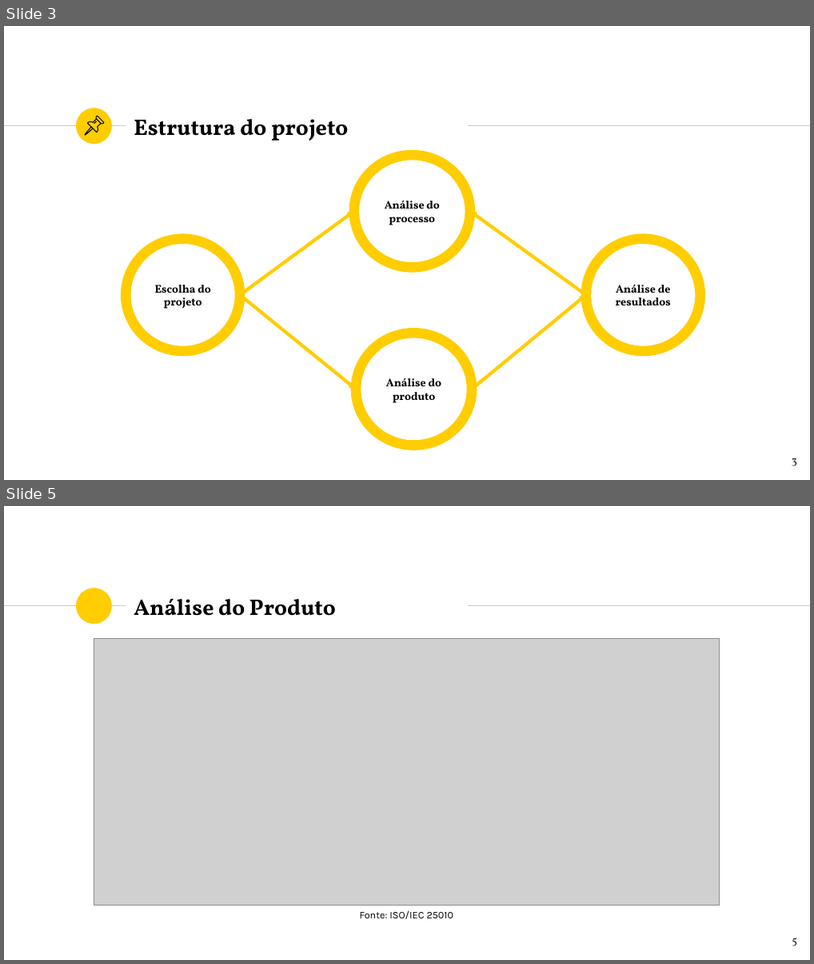
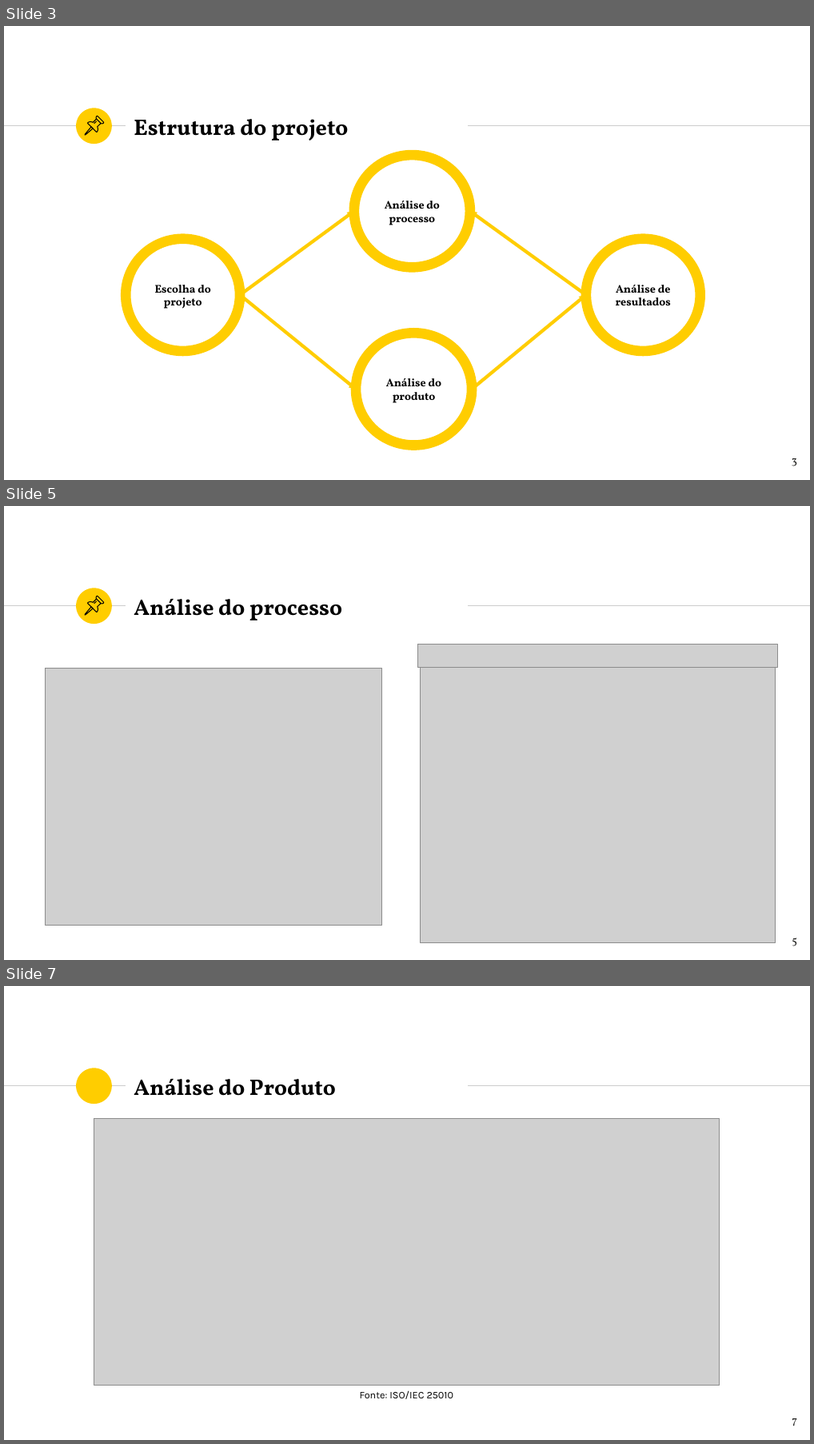
Before and after one commit to k4rd050/qesoft_g12, a slide deck: QESOFT-TP2-Grupo12-Apresentacao.pptx. Shown one above the other, each under a label of ours: slides 3 and 5 before the commit, slides 3, 5 and 7 after it; the slides between them are not shown. The pictures are 814x964 and 814x1444 pixels, drawn with LibreOffice and Linux fonts; fonts in the diff are those of the drawing; grey boxes stand for pictures. Boxes give left, top, right and bottom in pixels: in the first picture for what was removed or moved away, otherwise in the second. Text is boxed around its words. In the diff, an @@ line names an element or a change of style, - is before the commit and + after.

Commit message:
Add project choice and process results to PowerPoint presentation

```diff
--- a/QESOFT-TP2-Grupo12-Apresentacao.pptx
+++ b/QESOFT-TP2-Grupo12-Apresentacao.pptx
@@ slide 5 added at [4,506,810,960], background #FFFFFF; not listed: 3 template elements that a slide beside it also shows @@
@@ group added at [85,596,103,615]: 4 freeform shapes @@
@@ title added at [134,599,342,620], 20 pt, text #000000, bold @@
+Análise do processo
@@ picture added at [418,644,778,667] @@
@@ picture added at [46,668,382,924] @@
@@ picture added at [420,667,776,942] @@
@@ page number added at [792,937,798,946], 10 pt, text #1D1D1B @@
+5
@@ what was slide 5 is now slide 7 @@
@@ page number at [792,1418,798,1426]: text changed @@
-5
+7
```
Also in this commit, not shown: 2 slides changed, 2 other slides added, 2 slides removed.
